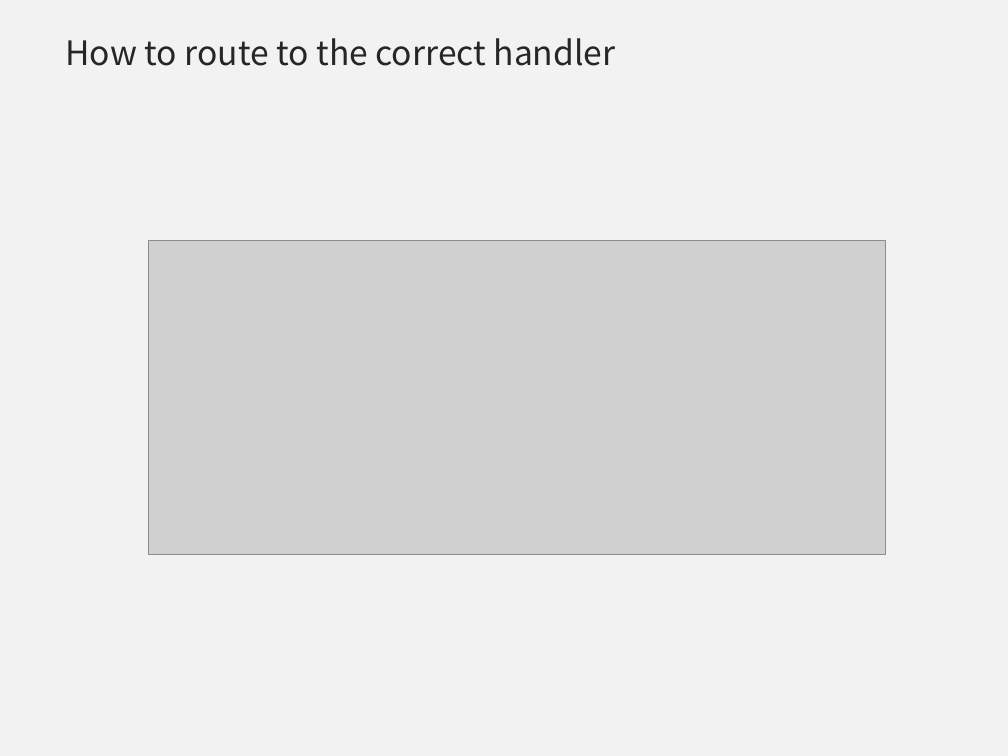
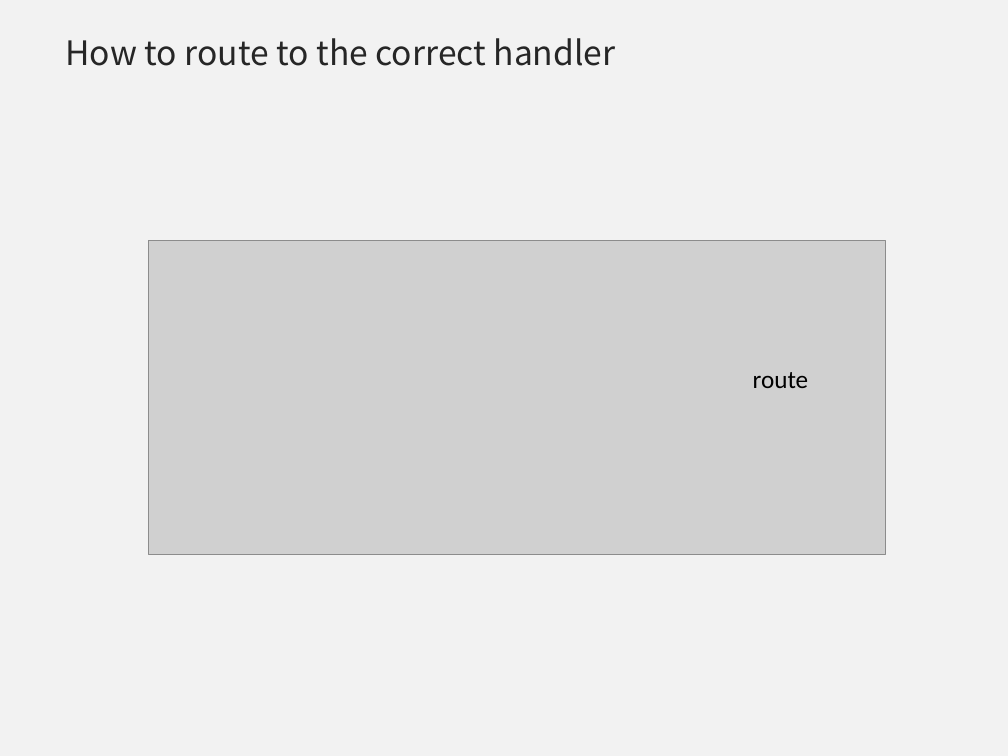
Before and after one commit to qicosmos/cppnow2017-ppt, a slide deck: slide 21 of An easy to use RPC framework implemented by c++11 and c++14 - shorter.pptx (slide 22 before the commit). Drawn at 1008x756 pixels with LibreOffice and Linux fonts; fonts in the diff are those of the drawing; grey boxes stand for pictures; background and template pictures are left out. Boxes give left, top, right and bottom in pixels: in the first picture for what was removed or moved away, otherwise in the second. Text is boxed around its words. In the diff, an @@ line names an element or a change of style, - is before the commit and + after.

Commit message:
update

```diff
--- a/An easy to use RPC framework implemented by c++11 and c++14 - shorter.pptx
+++ b/An easy to use RPC framework implemented by c++11 and c++14 - shorter.pptx
@@ text added at (753,372,809,388), 18 pt, text #000000 @@
+route
```
Also in this commit, not shown: 1 slide removed.
